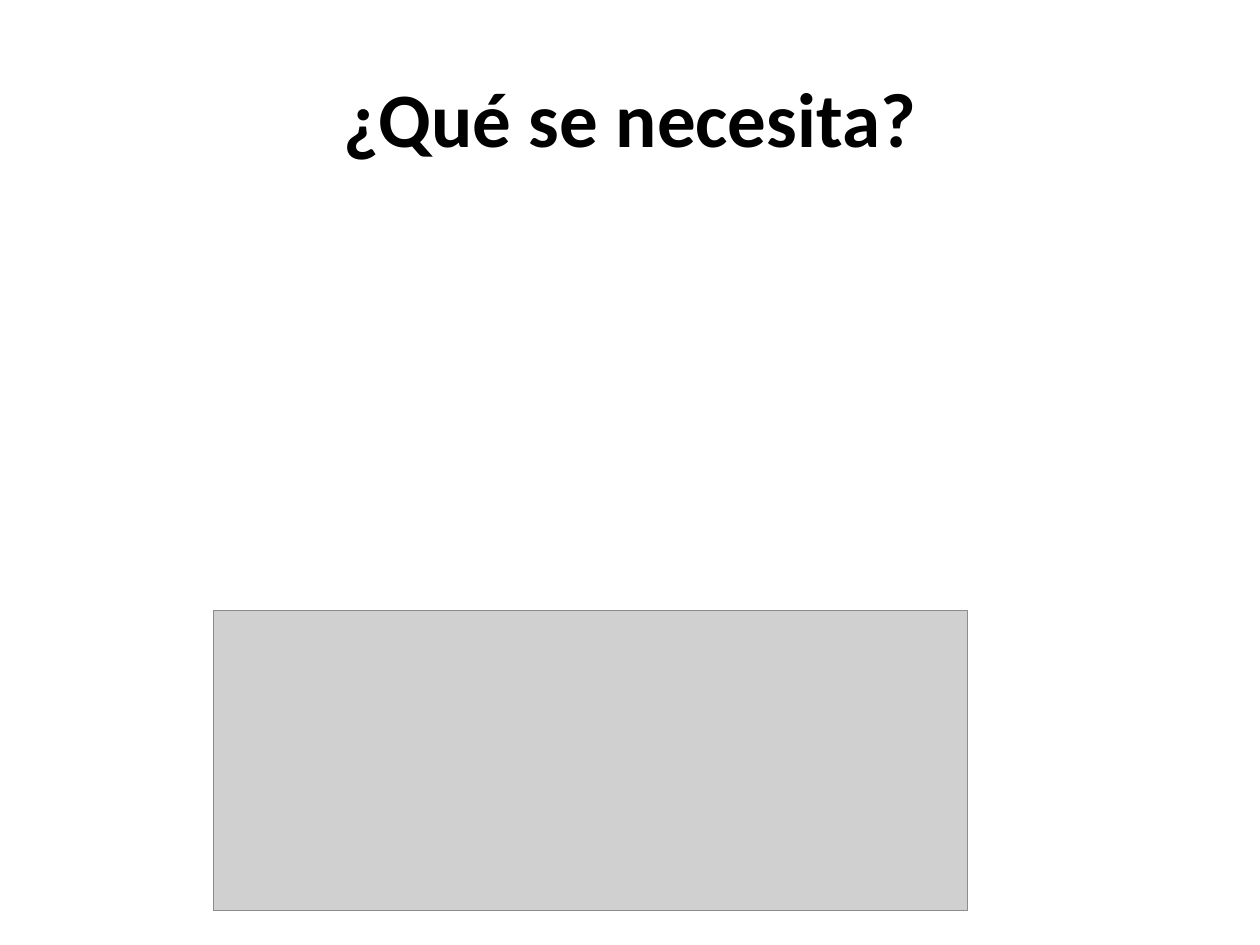
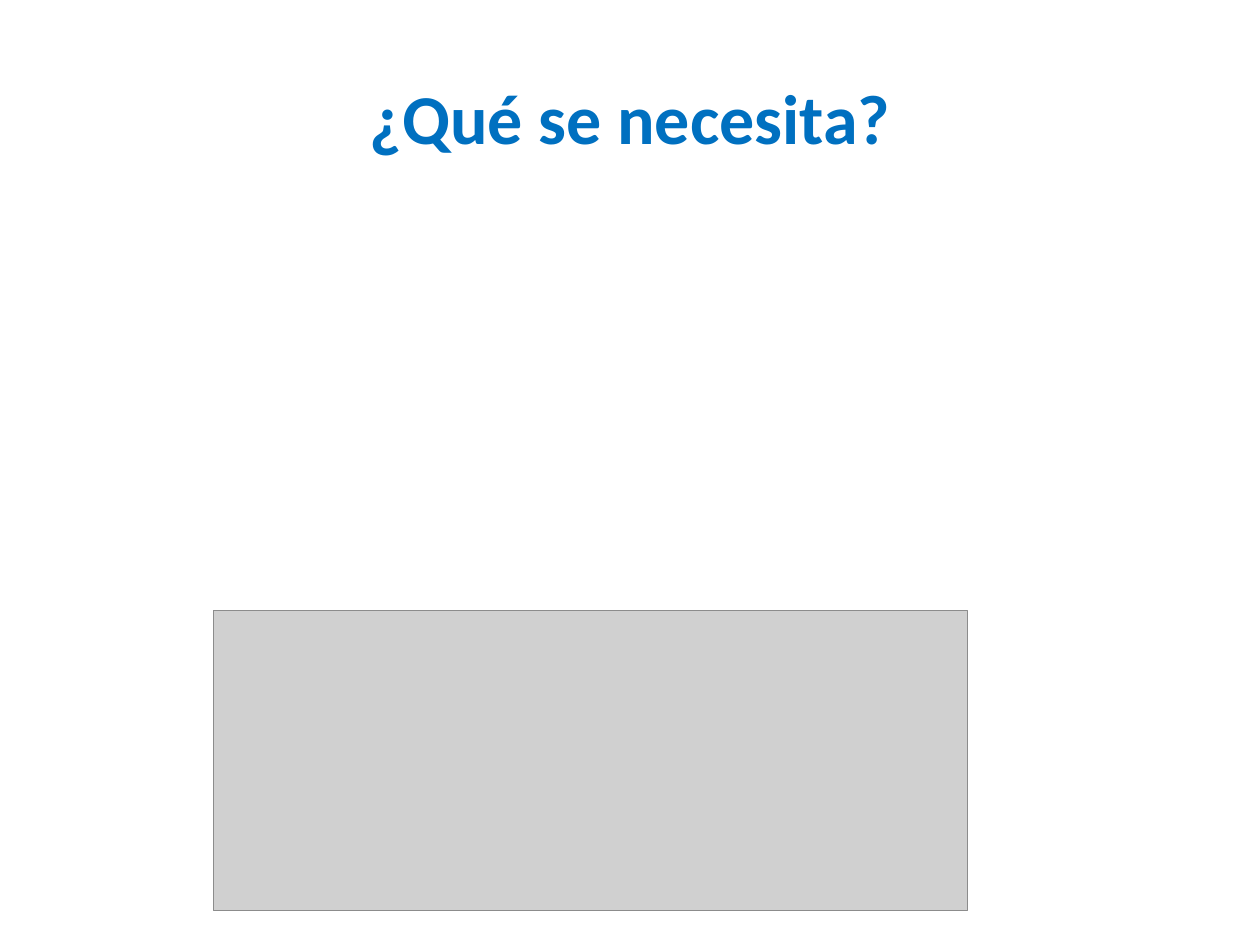
Before and after one commit to estadisticaITM/estadisticaITM.github.io, a slide deck: slide 24 of Tamaños de muestra.pptx (slide 25 before the commit). Drawn at 1260x945 pixels with LibreOffice and Linux fonts; fonts in the diff are those of the drawing; grey boxes stand for pictures. Boxes give left, top, right and bottom in pixels: in the first picture for what was removed or moved away, otherwise in the second. Text is boxed around its words. In the diff, an @@ line names an element or a change of style, - is before the commit and + after.

```diff
--- a/Tamaños de muestra.pptx
+++ b/Tamaños de muestra.pptx
@@ title "¿Qué se necesita?" at box(370, 95, 890, 156): size 44 to 40 pt, text colour #000000 to #0070C0 @@
```
Also in this commit, not shown: 6 other slides changed, 4 slides added, 2 slides removed, 28 other files.
